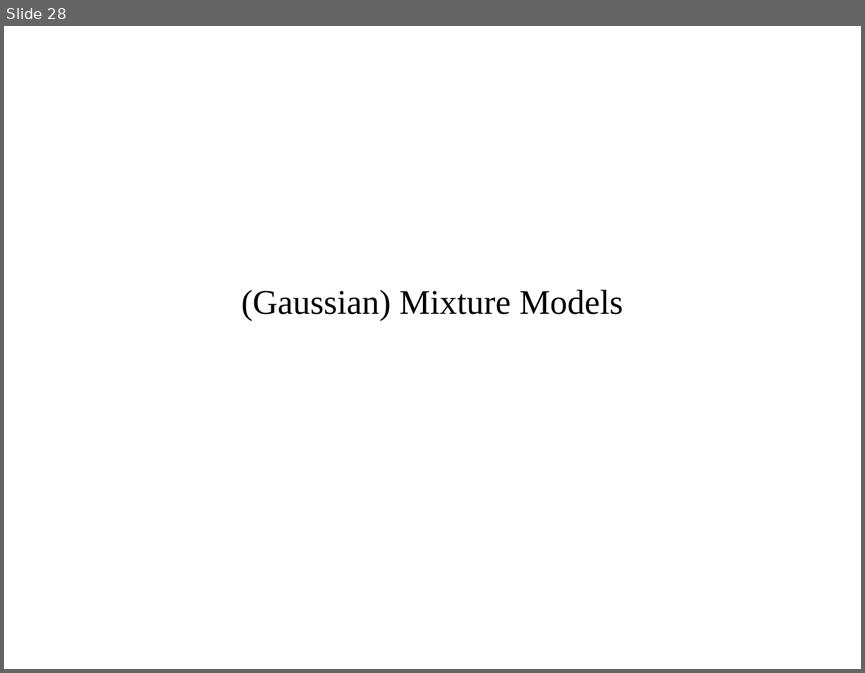
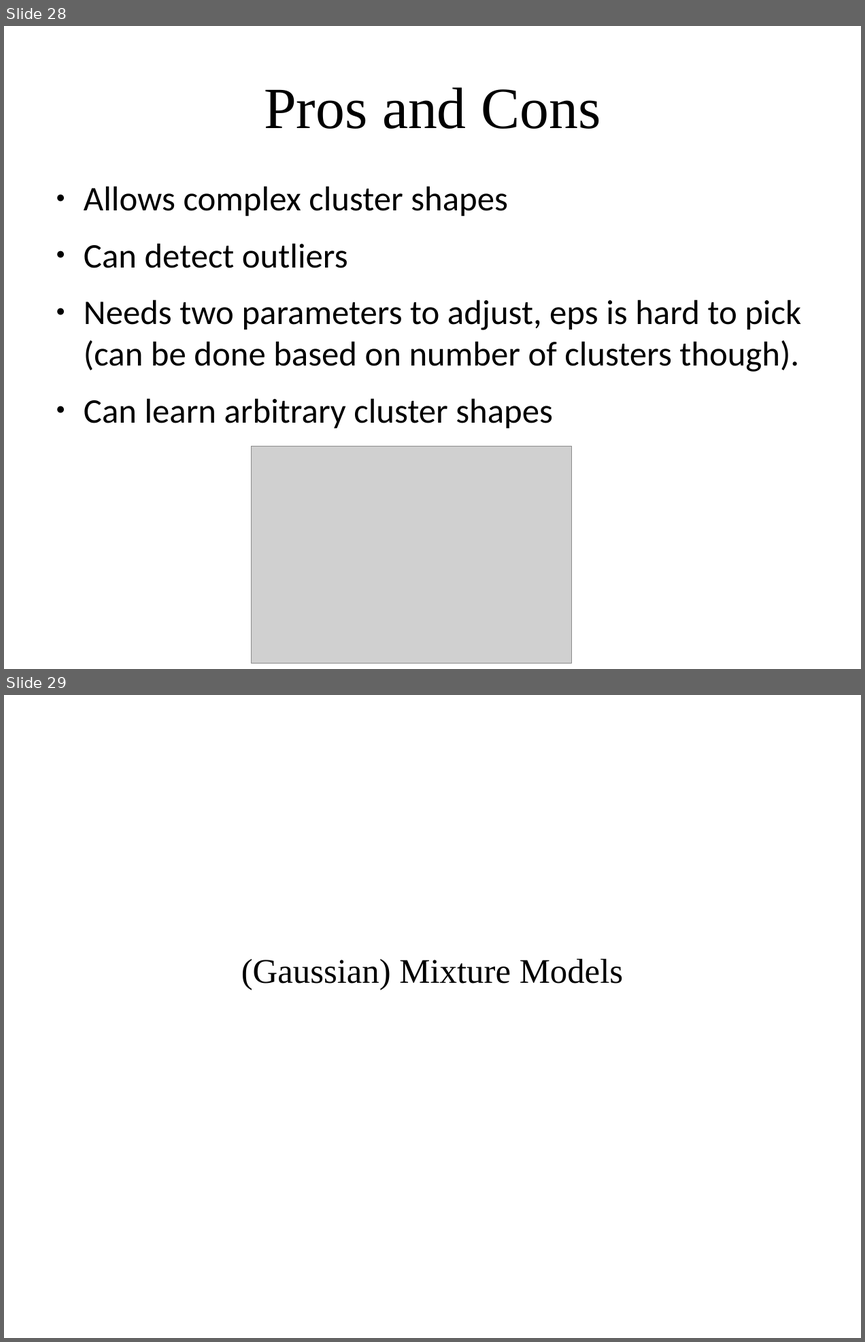
Before and after one commit to amueller/applied_ml_spring_2017, a slide deck: slides/aml-16-032217.odp. Shown one above the other, each under a label of ours: slide 28 before the commit, slides 28 and 29 after it. The pictures are 865x673 and 865x1342 pixels, drawn with LibreOffice and Linux fonts; fonts in the diff are those of the drawing; grey boxes stand for pictures. Boxes give left, top, right and bottom in pixels: in the first picture for what was removed or moved away, otherwise in the second. Text is boxed around its words. In the diff, an @@ line names an element or a change of style, - is before the commit and + after.

Commit message:
working on mixture models and clustering

```diff
--- a/slides/aml-16-032217.odp
+++ b/slides/aml-16-032217.odp
@@ slide 28 added at (4, 26, 861, 669), background #FFFFFF @@
@@ title added at (264, 87, 600, 129), 54 pt, text #000000 @@
+Pros and Cons
@@ text added at (84, 186, 801, 429), 32 pt, text #000000 @@
+● Allows complex cluster shapes
+● Can detect outliers
+● Needs two parameters to adjust, eps is hard to pick (can be done based on number of clusters though).
+● Can learn arbitrary cluster shapes
@@ picture added at (252, 446, 572, 662) @@
@@ what was slide 28 is now slide 29 @@
```
Also in this commit, not shown: 11 slides changed, 14 other slides added, 8 slides removed, 1 other file.
